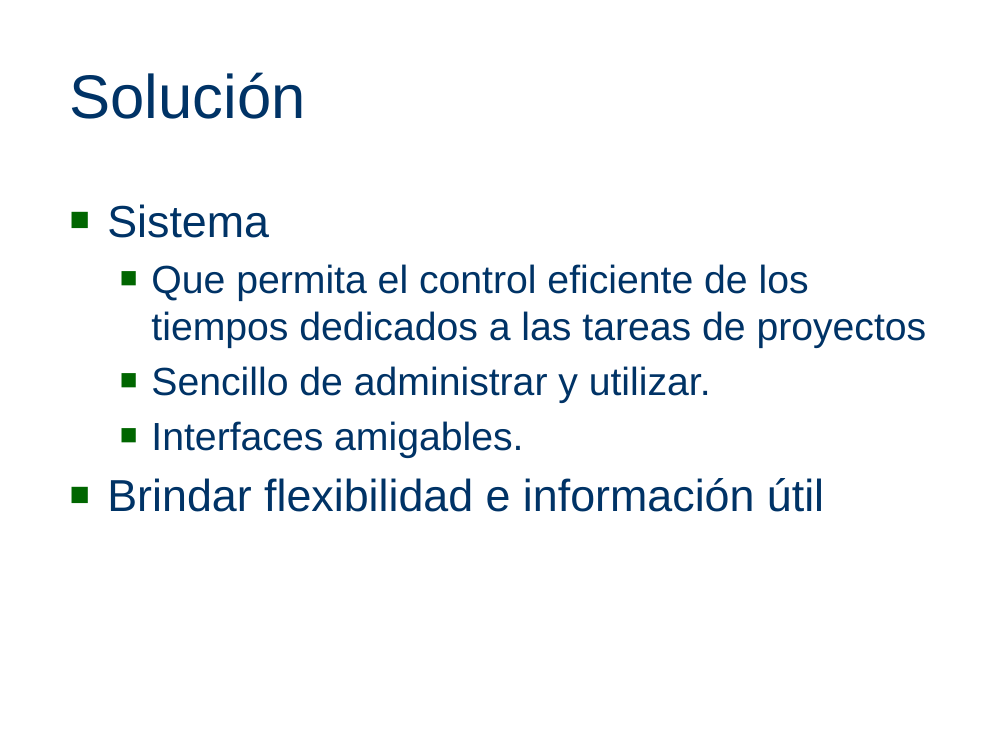
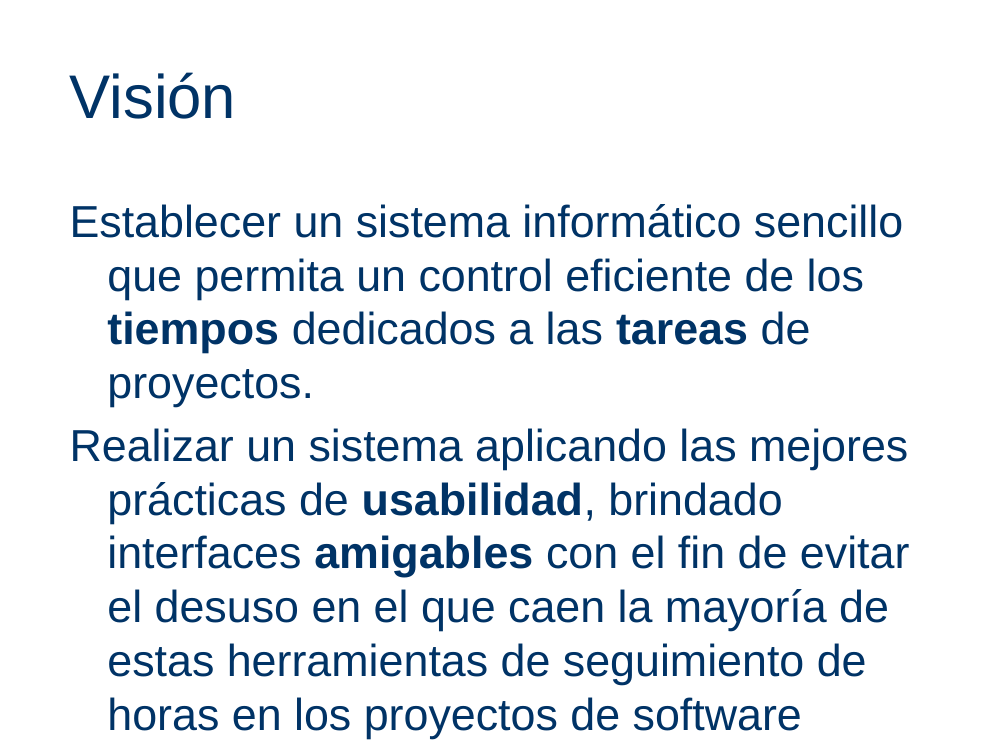
Before and after one commit to joshishimla99/tempore, a slide deck: slide 4 of docs/PresentacionFebrero2011/PresentacionFebrero2011Tempore.pptx (slide 5 before the commit). Drawn at 1008x756 pixels with LibreOffice and Linux fonts; fonts in the diff are those of the drawing; background and template pictures are left out. Boxes give left, top, right and bottom in pixels: in the first picture for what was removed or moved away, otherwise in the second. Text is boxed around its words. In the diff, an @@ line names an element or a change of style, - is before the commit and + after.

```diff
--- a/docs/PresentacionFebrero2011/PresentacionFebrero2011Tempore.pptx
+++ b/docs/PresentacionFebrero2011/PresentacionFebrero2011Tempore.pptx
@@ title at box(70, 72, 237, 119): text changed @@
-Solución
+Visión
@@ text at box(70, 204, 910, 731): text changed; size 28 to 32 pt @@
-■ Sistema
-  ■ Que permita el control eficiente de los tiempos dedicados a las tareas de proyectos
-  ■ Sencillo de administrar y utilizar.
-  ■ Interfaces amigables.
-■ Brindar flexibilidad e información útil
+Establecer un sistema informático sencillo que permita un control eficiente de los tiempos dedicados a las tareas de proyectos.
+Realizar un sistema aplicando las mejores prácticas de usabilidad, brindado interfaces amigables con el fin de evitar el desuso en el que caen la mayoría de estas herramientas de seguimiento de horas en los proyectos de software
```
Also in this commit, not shown: 4 other slides changed, 2 slides added, 3 slides removed.
